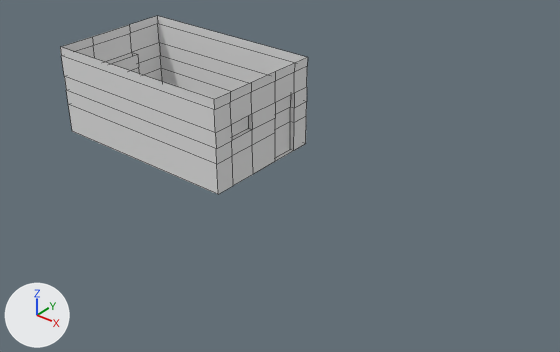
Renders of the Blender file working/subahu/Hotel/Hotel.blend from each side of a commit.
Before and after are seen from a 50 mm camera at (10.59, -9.52, 6.93) aimed at (3.08, -0.21, 0.31). The axes (+X, +Y, +Z) are drawn at lower left. The lights are the same throughout. Mesh edges are drawn as thin lines.

Before the edit, the objects in view are built like this:
```python
me_cube = bpy.data.meshes.new('Cube')
me_cube.from_pydata(...)  # 78 vertices, 68 faces; spans x -1.75..2.32, y -1.0..1.56, z -1.0..0.81
me_cube.materials.append(mat_material)  # white #e7e7e7
ob_cube = bpy.data.objects.new('Cube', me_cube)
ob_cube.location = (0.0, 0.0, 1.01)
```
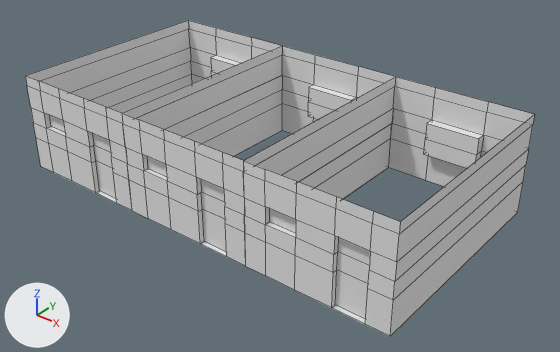
Location of each change, [x1, y1, x2, y2] in pixels of the pictures (560 x 352 px):
```json
{"object": "Cube", "change": "turned, modifiers changed", "before": [60, 16, 308, 194], "after": [25, 20, 535, 336]}
```

The change, as JSON lines over the scene's bpy script:
```json
{"op": "set", "path": "ob_cube.rotation_euler", "old": "(0.0, 0.0, 0.0)", "new": "(0.0, 0.0, 4.712)", "note": "degrees (0, 0, 0) -> degrees (0, 0, 270)"}
{"op": "add", "block": "ob_cube", "code": "_m = ob_cube.modifiers.new('Array', 'ARRAY')"}
{"op": "add", "block": "ob_cube", "code": "_m.count = 3"}
{"op": "add", "block": "ob_cube", "code": "_m.use_constant_offset = True"}
{"op": "add", "block": "ob_cube", "code": "_m.constant_offset_displace = (-4.07, 2.56, 0.0)"}
```
